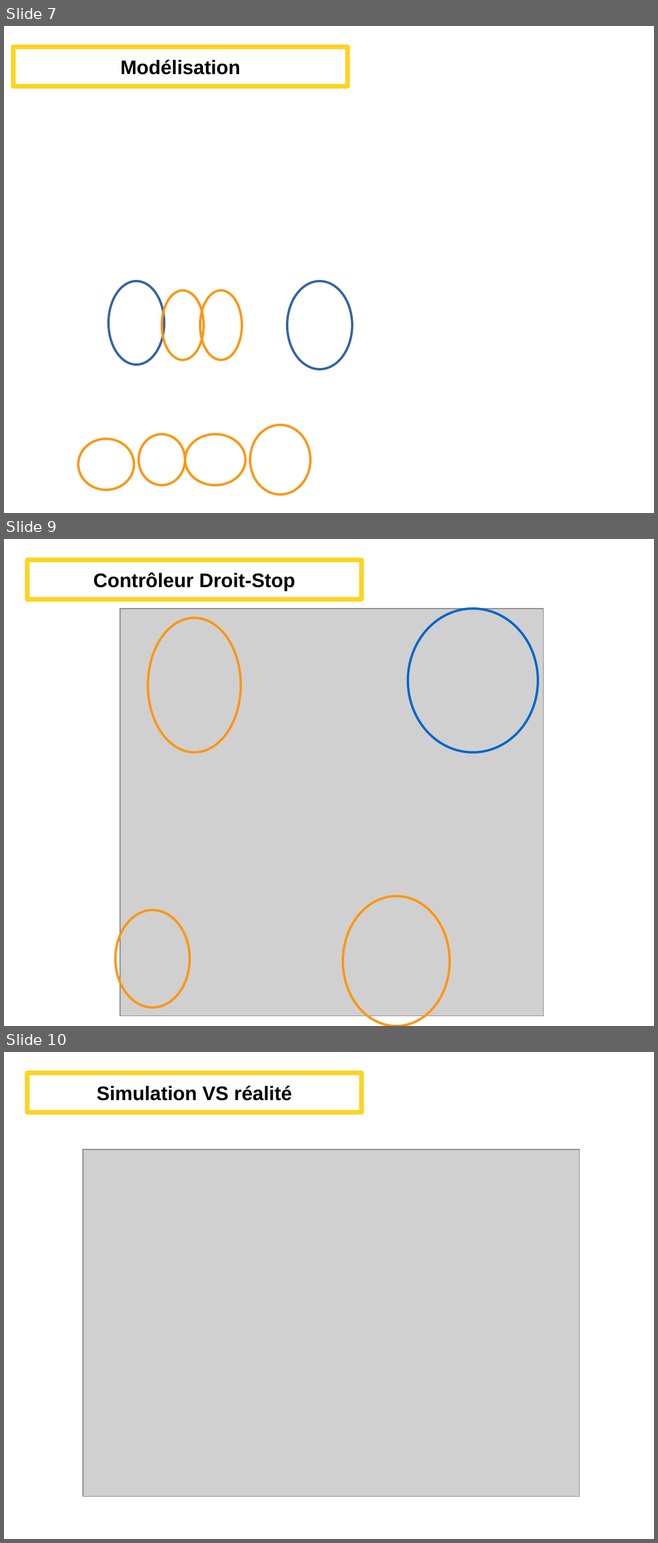
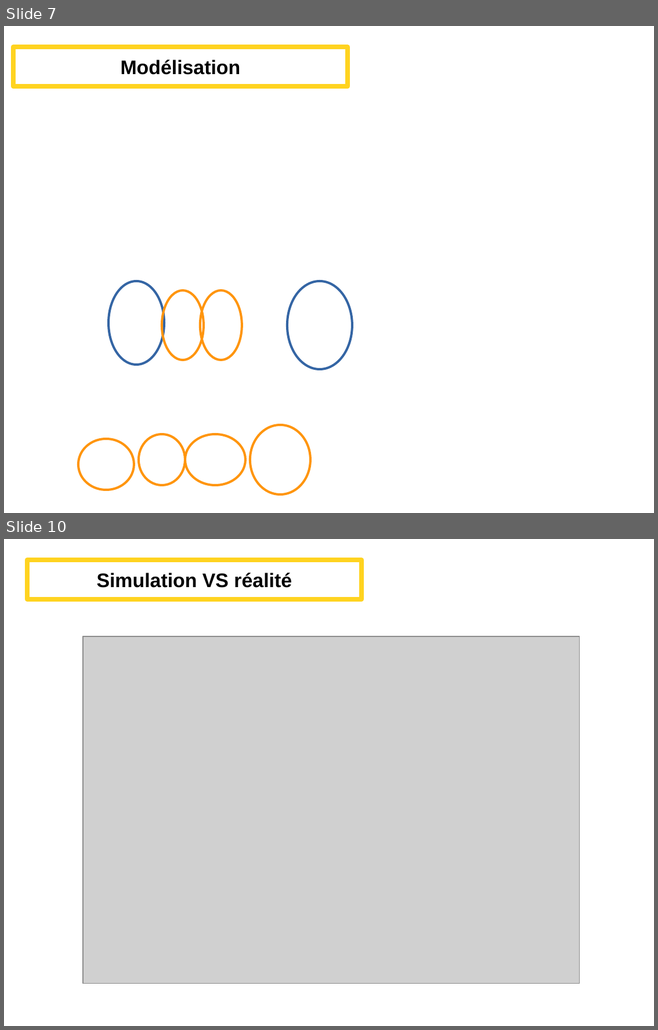
Before and after one commit to Alex-Lec/Projet-2I013-, a slide deck: Présentation_projetRobot.odp. Shown one above the other, each under a label of ours: slides 7, 9 and 10 before the commit, slides 7 and 10 after it; the slides between them are not shown. The pictures are 658x1543 and 658x1030 pixels, drawn with LibreOffice and Linux fonts; fonts in the diff are those of the drawing; grey boxes stand for pictures; background and template pictures are left out. Boxes give left, top, right and bottom in pixels: in the first picture for what was removed or moved away, otherwise in the second. Text is boxed around its words. In the diff, an @@ line names an element or a change of style, - is before the commit and + after.

```diff
--- a/Présentation_projetRobot.odp
+++ b/Présentation_projetRobot.odp
@@ slide 9 removed at (4,539,654,1026), background #FFFFFF @@
@@ title removed at (27,560,361,599) @@
-Contrôleur Droit-Stop
@@ picture removed at (120,609,543,1016) @@
@@ ellipse removed at (148,618,241,752) @@
@@ ellipse removed at (408,609,538,752) @@
@@ ellipse removed at (343,896,449,1026) @@
@@ ellipse removed at (115,910,190,1008) @@
```
Also in this commit, not shown: 2 slides added, 1 other slide removed, 3 other files.
